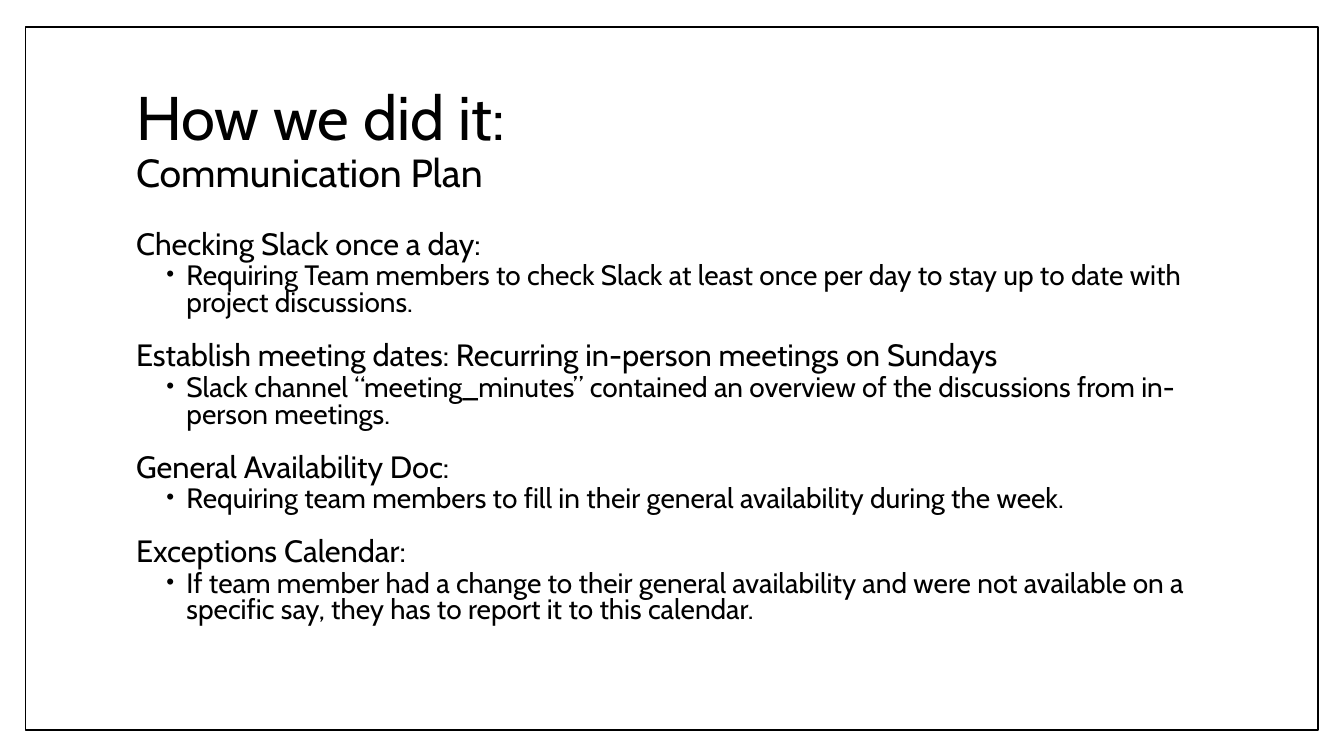
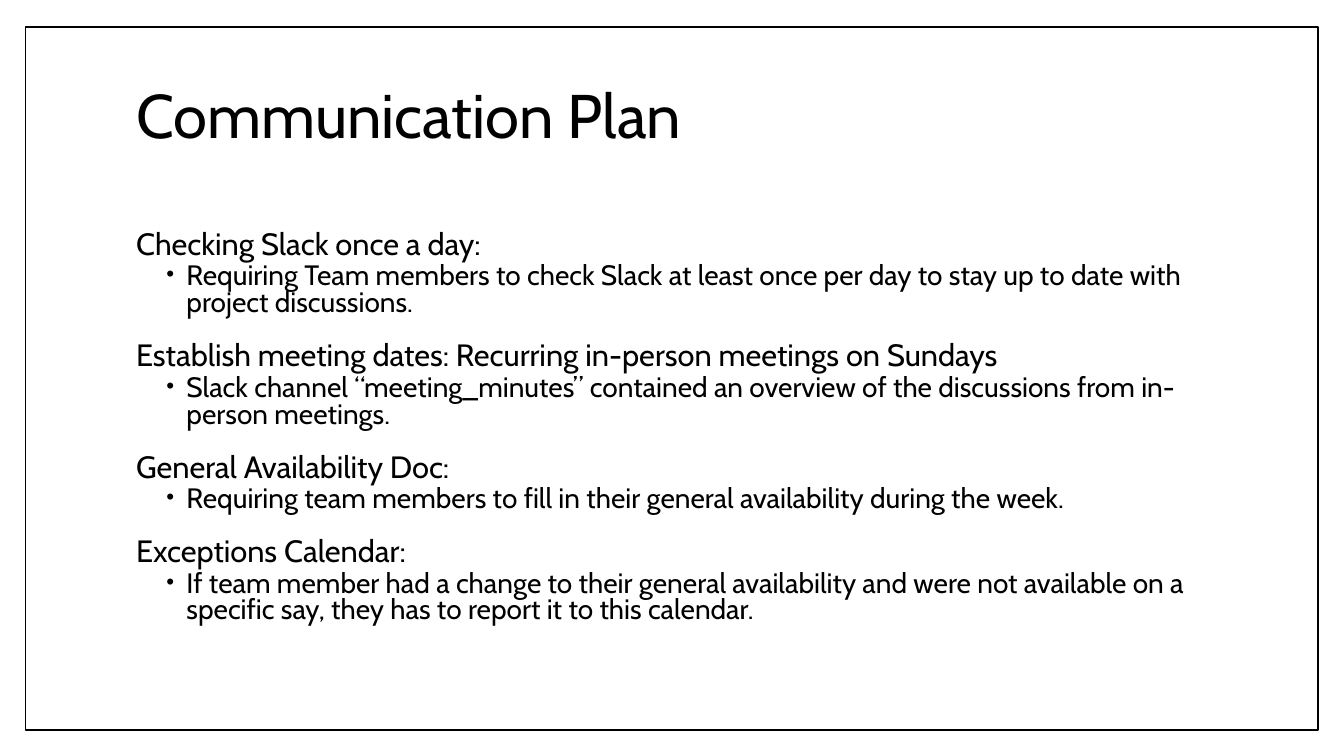
Before and after one commit to umdfeynman/umdfeynman, a slide deck: slide 17 of Work_In_Progress/CS/SPMP_Presentation.pptx (slide 7 before the commit). Drawn at 1344x756 pixels with LibreOffice and Linux fonts; fonts in the diff are those of the drawing. Boxes give left, top, right and bottom in pixels: in the first picture for what was removed or moved away, otherwise in the second. Text is boxed around its words. In the diff, an @@ line names an element or a change of style, - is before the commit and + after.

```diff
--- a/Work_In_Progress/CS/SPMP_Presentation.pptx
+++ b/Work_In_Progress/CS/SPMP_Presentation.pptx
@@ title at [136,91,682,139]: text changed; size 28 to 44 pt @@
-How we did it:
-Communication Plan
+Communication Plan
```
Also in this commit, not shown: 9 other slides changed, 7 slides added, 1 slide removed.
